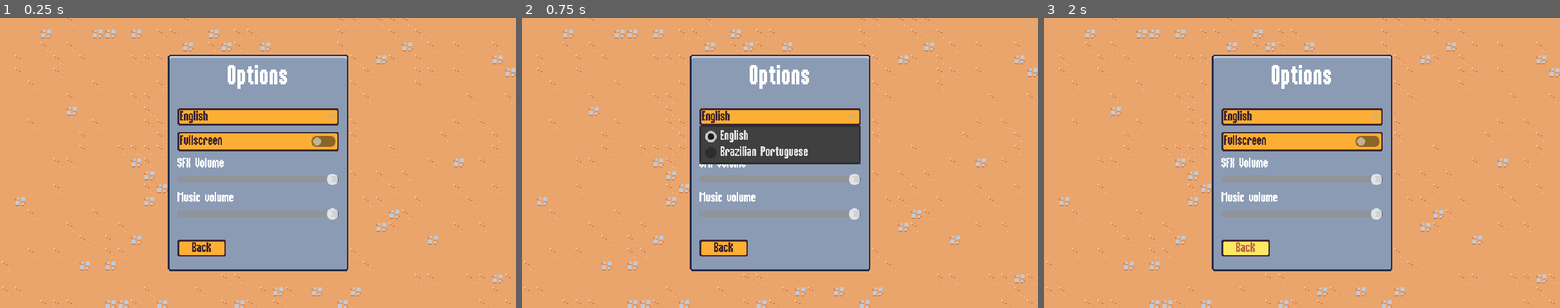
Above: before the commit, frames 1-3 (left to right).
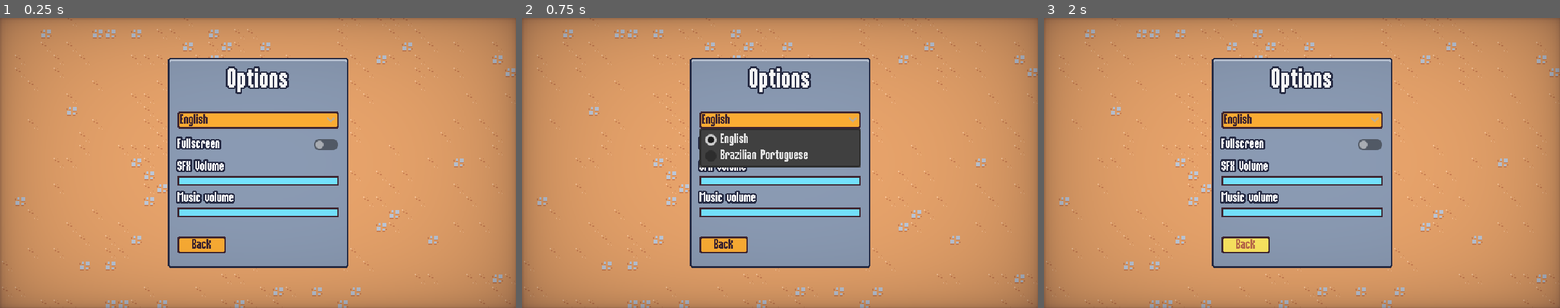
Above: after the commit, the same moments.

Repository: lluukinha/LucidDreamsSurvivor
Game: Godot game, scene res://scenes/ui/options_menu.tscn
Two runs of this game, one before a commit and one after it. Both use one fixed random seed, a clock stepped at 60 frames per second and the inputs below. This scene is started directly instead of the project's main scene.
Inputs:
- Up to frame 1 (0.25 s): no input
- Up to frame 2 (0.75 s): click "English" at 0.5 s
- Up to frame 3 (2 s): click "Back" at 1.25 s

The runs differ from the first frame. In frame 1, 41% of the frame differs, in the area x 0-100%, y 0-100%; in frame 2, 39%; in frame 3, 41%.

Commit message:
UI Improvements

Diff:
--- a/resources/theme/theme.tres
+++ b/resources/theme/theme.tres
@@ -41,6 +41,35 @@
 texture_margin_bottom = 3.0
 region_rect = Rect2(4, 20, 8, 8)
 
+[sub_resource type="PlaceholderTexture2D" id="PlaceholderTexture2D_2o7w8"]
+size = Vector2(0, 0)
+
+[sub_resource type="PlaceholderTexture2D" id="PlaceholderTexture2D_i6iwo"]
+size = Vector2(0, 0)
+
+[sub_resource type="StyleBoxFlat" id="StyleBoxFlat_kt6fr"]
+bg_color = Color(0.458824, 0.890196, 1, 1)
+border_width_left = 2
+border_width_top = 2
+border_width_right = 2
+border_width_bottom = 2
+border_color = Color(0.8, 0.8, 0.8, 0)
+
+[sub_resource type="StyleBoxFlat" id="StyleBoxFlat_7xv6s"]
+bg_color = Color(0.458824, 0.890196, 1, 1)
+border_width_left = 2
+border_width_top = 2
+border_width_right = 2
+border_width_bottom = 2
+border_color = Color(0.8, 0.8, 0.8, 0)
+
+[sub_resource type="StyleBoxFlat" id="StyleBoxFlat_bh5cb"]
+content_margin_left = 2.0
+content_margin_top = 6.0
+content_margin_right = 2.0
+content_margin_bottom = 6.0
+bg_color = Color(0.247059, 0.14902, 0.192157, 1)
+
 [sub_resource type="StyleBoxTexture" id="StyleBoxTexture_v27t0"]
 texture = ExtResource("1_qbpd3")
 texture_margin_left = 4.0
@@ -57,6 +86,13 @@
 default_font_size = 16
 AlternatePanelContainer/base_type = &"PanelContainer"
 AlternatePanelContainer/styles/panel = SubResource("StyleBoxTexture_5u4iv")
+BlueOutlineLabel/base_type = &"Label"
+BlueOutlineLabel/colors/font_color = Color(1, 1, 1, 1)
+BlueOutlineLabel/colors/font_outline_color = Color(0.14902, 0.168627, 0.266667, 1)
+BlueOutlineLabel/colors/font_shadow_color = Color(0.14902, 0.168627, 0.266667, 1)
+BlueOutlineLabel/constants/outline_size = 8
+BlueOutlineLabel/constants/shadow_offset_x = 0
+BlueOutlineLabel/constants/shadow_offset_y = 0
 Button/colors/font_color = Color(0.247059, 0.14902, 0.192157, 1)
 Button/colors/font_focus_color = Color(0.247059, 0.14902, 0.192157, 1)
 Button/colors/font_hover_color = Color(0.741176, 0.423529, 0.290196, 1)
@@ -65,6 +101,11 @@
 Button/styles/hover = SubResource("StyleBoxTexture_oos3c")
 Button/styles/normal = SubResource("StyleBoxTexture_81xoq")
 Button/styles/pressed = SubResource("StyleBoxTexture_hty30")
+HSlider/icons/grabber = SubResource("PlaceholderTexture2D_2o7w8")
+HSlider/icons/grabber_highlight = SubResource("PlaceholderTexture2D_i6iwo")
+HSlider/styles/grabber_area = SubResource("StyleBoxFlat_kt6fr")
+HSlider/styles/grabber_area_highlight = SubResource("StyleBoxFlat_7xv6s")
+HSlider/styles/slider = SubResource("StyleBoxFlat_bh5cb")
 Label/constants/line_spacing = 0
 PanelContainer/styles/panel = SubResource("StyleBoxTexture_v27t0")
 ProgressBar/styles/background = SubResource("StyleBoxFlat_f4qu4")
--- a/scenes/ui/ability_upgrade_card.tscn
+++ b/scenes/ui/ability_upgrade_card.tscn
@@ -246,8 +246,7 @@
 unique_name_in_owner = true
 custom_minimum_size = Vector2(120, 0)
 layout_mode = 2
-theme_override_colors/font_outline_color = Color(0.14902, 0.168627, 0.266667, 1)
-theme_override_constants/outline_size = 8
+theme_type_variation = &"BlueOutlineLabel"
 theme_override_font_sizes/font_size = 32
 text = "name"
 horizontal_alignment = 1
@@ -258,8 +257,6 @@
 unique_name_in_owner = true
 custom_minimum_size = Vector2(120, 10)
 layout_mode = 2
-theme_override_colors/font_shadow_color = Color(0.14902, 0.168627, 0.266667, 1)
-theme_override_colors/font_outline_color = Color(0.14902, 0.168627, 0.266667, 1)
-theme_override_constants/outline_size = 8
+theme_type_variation = &"BlueOutlineLabel"
 text = "description"
 autowrap_mode = 2
--- a/scenes/ui/end_screen.tscn
+++ b/scenes/ui/end_screen.tscn
@@ -117,11 +117,7 @@
 [node name="TitleLabel" type="Label" parent="MarginContainer/PanelContainer/MarginContainer/VBoxContainer"]
 unique_name_in_owner = true
 layout_mode = 2
-theme_override_colors/font_shadow_color = Color(0.14902, 0.168627, 0.266667, 1)
-theme_override_colors/font_outline_color = Color(0.14902, 0.168627, 0.266667, 1)
-theme_override_constants/shadow_offset_x = 0
-theme_override_constants/shadow_offset_y = 0
-theme_override_constants/outline_size = 8
+theme_type_variation = &"BlueOutlineLabel"
 theme_override_font_sizes/font_size = 32
 text = "victory_title"
 horizontal_alignment = 1
@@ -130,11 +126,7 @@
 [node name="DescriptionLabel" type="Label" parent="MarginContainer/PanelContainer/MarginContainer/VBoxContainer"]
 unique_name_in_owner = true
 layout_mode = 2
-theme_override_colors/font_shadow_color = Color(0.14902, 0.168627, 0.266667, 1)
-theme_override_colors/font_outline_color = Color(0.14902, 0.168627, 0.266667, 1)
-theme_override_constants/shadow_offset_x = 0
-theme_override_constants/shadow_offset_y = 0
-theme_override_constants/outline_size = 8
+theme_type_variation = &"BlueOutlineLabel"
 text = "victory_description"
 horizontal_alignment = 1
 
--- a/scenes/ui/main_menu.tscn
+++ b/scenes/ui/main_menu.tscn
@@ -1,8 +1,9 @@
-[gd_scene load_steps=4 format=3 uid="uid://dfvau0lud831d"]
+[gd_scene load_steps=5 format=3 uid="uid://dfvau0lud831d"]
 
 [ext_resource type="Script" path="res://scenes/ui/main_menu.gd" id="1_xki4i"]
 [ext_resource type="TileSet" uid="uid://ct068f3i5huv1" path="res://resources/tileset.tres" id="1_xrkp0"]
 [ext_resource type="PackedScene" uid="uid://cv5mvullt6fg2" path="res://scenes/ui/sound_button.tscn" id="2_j5wut"]
+[ext_resource type="PackedScene" uid="uid://bdxigk48ligcp" path="res://scenes/ui/vignette.tscn" id="2_v131g"]
 
 [node name="MainMenu" type="CanvasLayer"]
 script = ExtResource("1_xki4i")
@@ -39,6 +40,7 @@
 
 [node name="Label" type="Label" parent="MarginContainer/PanelContainer/MarginContainer/VBoxContainer"]
 layout_mode = 2
+theme_type_variation = &"BlueOutlineLabel"
 theme_override_font_sizes/font_size = 32
 text = "Lucid Dreams Survivor"
 
@@ -56,3 +58,5 @@
 unique_name_in_owner = true
 layout_mode = 2
 text = "quit_button"
+
+[node name="Vignette" parent="." instance=ExtResource("2_v131g")]
--- a/scenes/ui/options_menu.tscn
+++ b/scenes/ui/options_menu.tscn
@@ -1,8 +1,19 @@
-[gd_scene load_steps=4 format=3 uid="uid://7udlfm48ruv8"]
+[gd_scene load_steps=10 format=3 uid="uid://7udlfm48ruv8"]
 
 [ext_resource type="Script" path="res://scenes/ui/options_menu.gd" id="1_yxuyh"]
 [ext_resource type="TileSet" uid="uid://ct068f3i5huv1" path="res://resources/tileset.tres" id="2_bo0r6"]
+[ext_resource type="PackedScene" uid="uid://bdxigk48ligcp" path="res://scenes/ui/vignette.tscn" id="2_vvx5g"]
 [ext_resource type="PackedScene" uid="uid://cv5mvullt6fg2" path="res://scenes/ui/sound_button.tscn" id="3_kxer8"]
+
+[sub_resource type="StyleBoxEmpty" id="StyleBoxEmpty_v5u07"]
+
+[sub_resource type="StyleBoxEmpty" id="StyleBoxEmpty_q3w86"]
+
+[sub_resource type="StyleBoxEmpty" id="StyleBoxEmpty_wq581"]
+
+[sub_resource type="StyleBoxEmpty" id="StyleBoxEmpty_j36if"]
+
+[sub_resource type="StyleBoxEmpty" id="StyleBoxEmpty_nw2or"]
 
 [node name="OptionsMenu" type="CanvasLayer"]
 script = ExtResource("1_yxuyh")
@@ -41,6 +52,7 @@
 
 [node name="Label" type="Label" parent="MarginContainer/PanelContainer/MarginContainer/VBoxContainer"]
 layout_mode = 2
+theme_type_variation = &"BlueOutlineLabel"
 theme_override_font_sizes/font_size = 32
 text = "options_button"
 horizontal_alignment = 1
@@ -61,6 +73,18 @@
 [node name="WindowButton" type="CheckButton" parent="MarginContainer/PanelContainer/MarginContainer/VBoxContainer/VBoxContainer"]
 unique_name_in_owner = true
 layout_mode = 2
+theme_override_colors/font_color = Color(1, 1, 1, 1)
+theme_override_colors/font_pressed_color = Color(1, 1, 1, 1)
+theme_override_colors/font_hover_color = Color(1, 1, 1, 1)
+theme_override_colors/font_hover_pressed_color = Color(1, 1, 1, 1)
+theme_override_colors/font_focus_color = Color(1, 1, 1, 1)
+theme_override_colors/font_outline_color = Color(0.14902, 0.168627, 0.266667, 1)
+theme_override_constants/outline_size = 8
+theme_override_styles/normal = SubResource("StyleBoxEmpty_v5u07")
+theme_override_styles/pressed = SubResource("StyleBoxEmpty_q3w86")
+theme_override_styles/hover = SubResource("StyleBoxEmpty_wq581")
+theme_override_styles/hover_pressed = SubResource("StyleBoxEmpty_j36if")
+theme_override_styles/focus = SubResource("StyleBoxEmpty_nw2or")
 text = "options_window_mode"
 
 [node name="SfxOptionContainer" type="VBoxContainer" parent="MarginContainer/PanelContainer/MarginContainer/VBoxContainer/VBoxContainer"]
@@ -68,6 +92,7 @@
 
 [node name="Label" type="Label" parent="MarginContainer/PanelContainer/MarginContainer/VBoxContainer/VBoxContainer/SfxOptionContainer"]
 layout_mode = 2
+theme_type_variation = &"BlueOutlineLabel"
 text = "options_sfx_volume"
 
 [node name="SFXSlider" type="HSlider" parent="MarginContainer/PanelContainer/MarginContainer/VBoxContainer/VBoxContainer/SfxOptionContainer"]
@@ -81,6 +106,7 @@
 
 [node name="Label" type="Label" parent="MarginContainer/PanelContainer/MarginContainer/VBoxContainer/VBoxContainer/MusicOptionContainer"]
 layout_mode = 2
+theme_type_variation = &"BlueOutlineLabel"
 text = "options_music_volume"
 
 [node name="MusicSlider" type="HSlider" parent="MarginContainer/PanelContainer/MarginContainer/VBoxContainer/VBoxContainer/MusicOptionContainer"]
@@ -96,4 +122,7 @@
 size_flags_horizontal = 0
 text = "back_button"
 
+[node name="Vignette" parent="." instance=ExtResource("2_vvx5g")]
+layer = 2
+
 [connection signal="pressed" from="MarginContainer/PanelContainer/MarginContainer/VBoxContainer/VBoxContainer/WindowButton" to="." method="_on_window_button_pressed"]
Not shown: 1 places in resources/theme/theme.tres that only renumber resources
